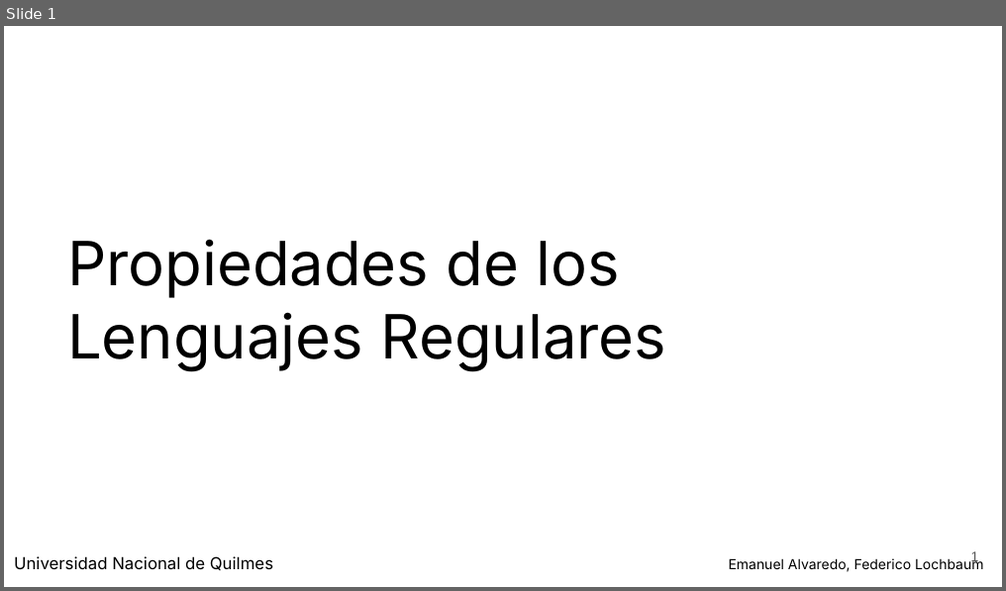
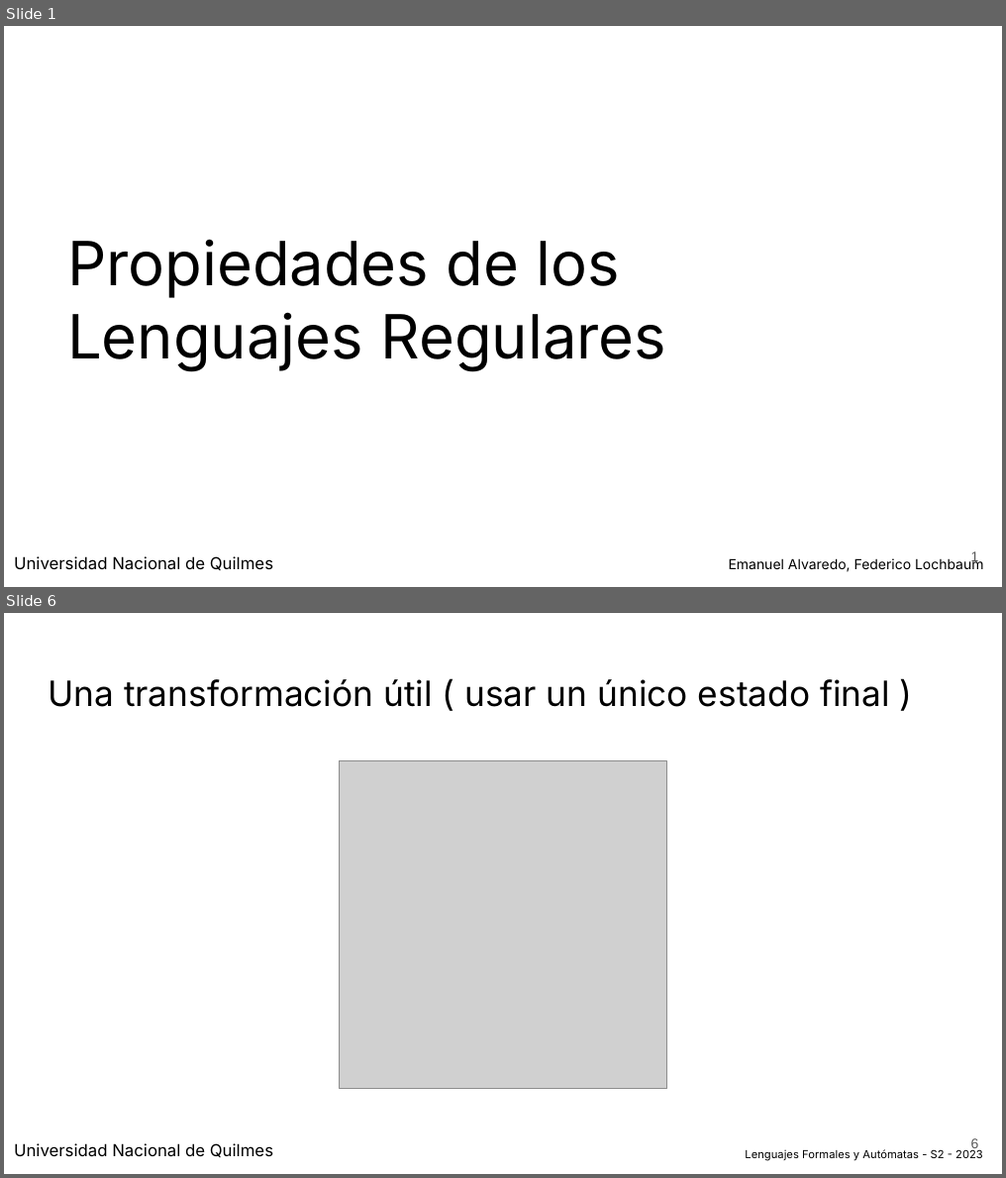
Before and after one commit to FedeLoch/LFA-UNQ-TEO, a slide deck: pptx/LFA T7 ( Propiedades L Regulares ) - 2023 - S2.pptx. Shown one above the other, each under a label of ours: slide 1 before the commit, slides 1 and 6 after it; the slides between them are not shown. The pictures are 1006x591 and 1006x1178 pixels, drawn with LibreOffice and Linux fonts; fonts in the diff are those of the drawing; grey boxes stand for pictures. Boxes give left, top, right and bottom in pixels: in the first picture for what was removed or moved away, otherwise in the second. Text is boxed around its words. In the diff, an @@ line names an element or a change of style, - is before the commit and + after.

```diff
--- a/pptx/LFA T7 ( Propiedades L Regulares ) - 2023 - S2.pptx
+++ b/pptx/LFA T7 ( Propiedades L Regulares ) - 2023 - S2.pptx
@@ slide 6 added at <box>4,613,1002,1174</box>, background #FFFFFF @@
@@ title added at <box>48,679,890,707</box>, 25.2 pt, text #000000 @@
+Una transformación útil ( usar un único estado final )
@@ picture added at <box>340,761,666,1089</box> @@
@@ subtitle added at <box>14,1144,273,1157</box>, 12 pt, text #000000 @@
+Universidad Nacional de Quilmes
@@ page number added at <box>971,1139,979,1153</box>, 10 pt, text #595959 @@
+6
@@ text added at <box>745,1150,983,1161</box>, 8 pt, text #000000 @@
+Lenguajes Formales y Autómatas - S2 - 2023
```
Also in this commit, not shown: 31 other slides added, 3 other files.
